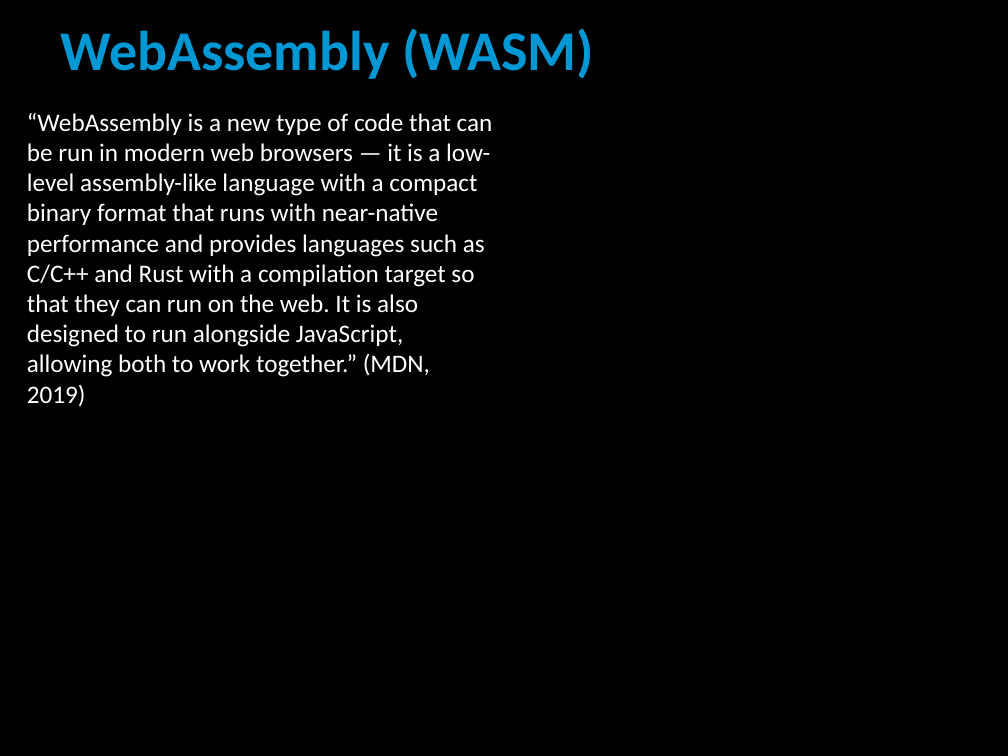
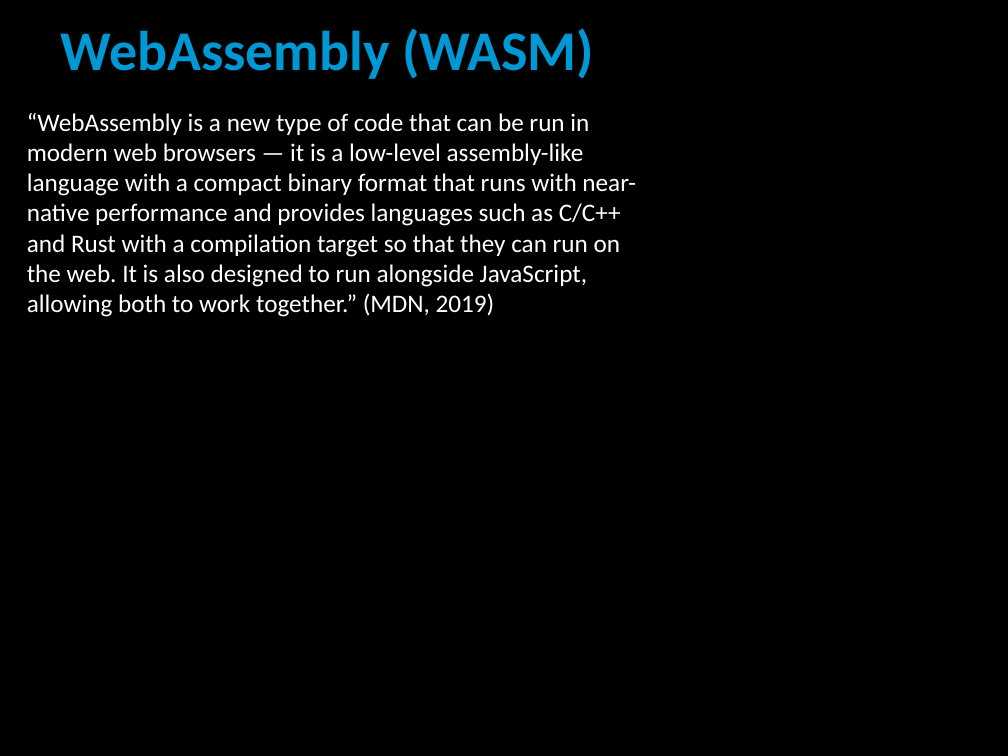
Before and after one commit to liamcarter111/Lectures, a slide deck: slide 2 of Imperial_College_29-01-2020/Presentation.pptx. Drawn at 1008x756 pixels with LibreOffice and Linux fonts; fonts in the diff are those of the drawing. Boxes give left, top, right and bottom in pixels: in the first picture for what was removed or moved away, otherwise in the second. Text is boxed around its words. In the diff, an @@ line names an element or a change of style, - is before the commit and + after.

```diff
--- a/Imperial_College_29-01-2020/Presentation.pptx
+++ b/Imperial_College_29-01-2020/Presentation.pptx
@@ text "“WebAssembly is a new type ..." rewrapped from [27, 113, 493, 407] to [27, 113, 636, 317] @@
@@ text added at [545, 178, 724, 265], 44 pt, text #000000 @@
+Click to edit Master title style
```
Also in this commit, not shown: 19 other slides changed, 2 slides added, 2 other files.
